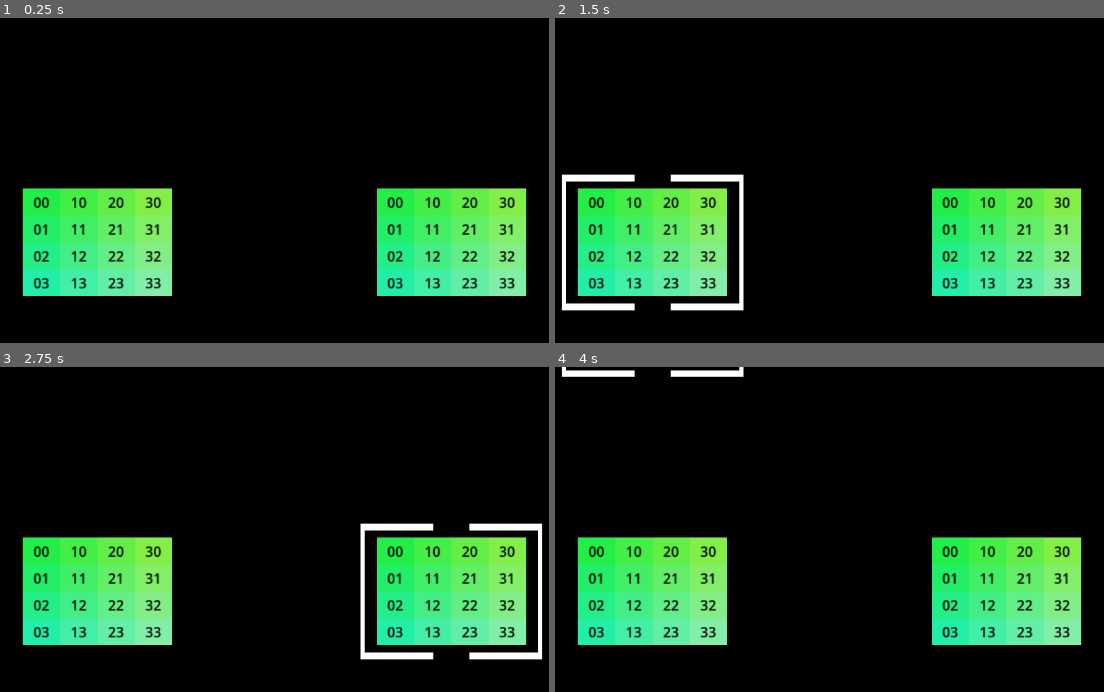
Above: before the commit, frames 1-4 (two rows, left to right).
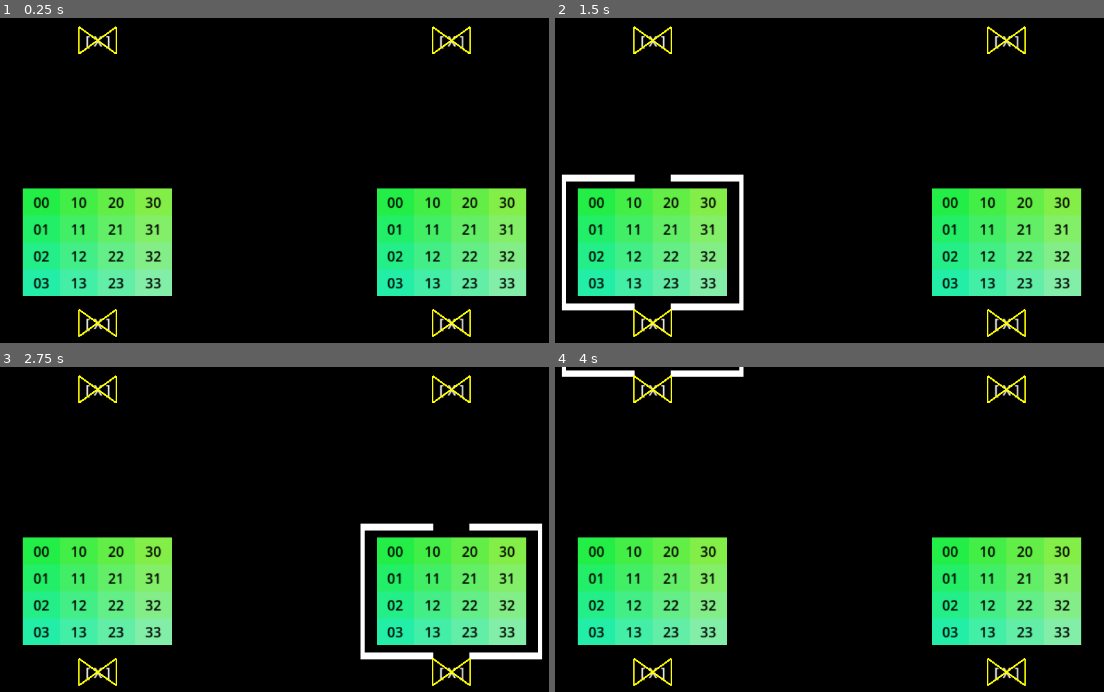
Above: after the commit, the same moments.

Repository: romantic-brutalist/one-last-job
Game: Godot game, scene res://scenes/game.tscn
The game is run twice, just before and just after one commit, with the same random seed, the same clock (stepped at 60 frames per second) and the same inputs.
Inputs (mouse positions are in pixels of both pictures, inside the frame that each line leads up to):
- Up to frame 1 (0.25 s): no input
- Up to frame 2 (1.5 s): tap Enter at 0.5 s; move the mouse to (1005, 219) at 0.52 s; hold D (right) 0.53-1.28 s; tap Space (space) at 0.6, 1.25, 1.35 s; move the mouse to (670, 265) at 1.27 s; hold Down (down) from 1.28 s (still down)
- Up to frame 3 (2.75 s): tap Enter at 2 s; move the mouse to (356, 493) at 2.02 s; release Down (down) at 2.03 s; hold D (right) from 2.03 s (still down); tap Space (space) at 2.1 s
- Up to frame 4 (4 s): tap Space (space) at 2.75, 2.85, 3.6 s; move the mouse to (791, 682) at 2.77 s; release D (right) at 2.78 s; hold W (up) 2.78-3.53 s; tap Enter at 3.5 s; move the mouse to (1071, 659) at 3.52 s; hold A (left) from 3.53 s (still down)

The runs differ from the first frame. In frame 1, 0.9% of the frame differs, in the area x 14-86%, y 2-99%; in frame 2, 0.9%; in frame 3, 0.9%; in frame 4, 0.9%.

Commit message:
Stable Visuals 	grid and alarm/compute are stable 	roadmap drawn 	docstrings added

Diff:
--- a/scripts/box.gd
+++ b/scripts/box.gd
@@ -1,4 +1,6 @@
 extends Node2D
+## A box on the game screen: a grid of inner ColorRect "cells" with index
+## labels, tinted by type ("cells" green, "compute" orange, "alarm" red).
 
 const BASE := Color("#23ee47")
 const COMPUTE := Color("fc8151")
@@ -13,7 +15,8 @@
 	# $colorbox.color = Color("#23ee47")
 
 
-func setup(_type: String, _position: Vector2, _size: Vector2 = Vector2(175, 125), ib_count: Vector2 = Vector2(4, 4)) -> void:
+## Builds and lays out the inner cells, then centers the box at `_position`.
+func setup(_type: String, _position: Vector2, _label: String = "", _size: Vector2 = Vector2(175, 125), ib_count: Vector2 = Vector2(4, 4)) -> void:
 	# Here _size is the size of the outerbox, inner box sizer are calculated within the function
 	var ib_box_size: Vector2 = floor(_size / ib_count)
 	var ib_initial_pos: Vector2 = -1 * (ib_count / 2) * ib_box_size
@@ -46,8 +49,41 @@
 
 			add_child(rect)
 			cells.append(rect)
+	if _label != "":
+		var text_label := Label.new()
+		text_label.position = Vector2(-0.5 * ib_box_size.x, 2.5 * ib_box_size.y)
+		text_label.text = "[ X ]"
+		text_label.size = ib_box_size
+		text_label.add_theme_color_override("font_color", Color.WHITE)
+		text_label.horizontal_alignment = HORIZONTAL_ALIGNMENT_CENTER
+		text_label.vertical_alignment = VERTICAL_ALIGNMENT_CENTER
+		add_child(text_label)
+		draw_box_borders(text_label.position, ib_box_size)
 
 	position = _position
 	# $colorbox.size = _size
 	# $colorbox.position = Vector2(0, 0)
 	# $colorbox.position = Vector2(-0.5 * _size.x, -0.5 * _size.y)
+
+
+func draw_box_borders(_pos: Vector2, _size: Vector2) -> void:
+	var bottom_right: Vector2 = _pos + _size
+	var corners: Array[Vector2] = corner_pairs(_pos, bottom_right)
+	for i in range(4):
+		var corner1 = corners[i % 4]
+		var corner2 = corners[(i + 1) % 4]
+		var line = Line2D.new()
+		line.add_point(corner1)
+		line.add_point(corner2)
+		line.default_color = Color.YELLOW
+		line.width = 2.0
+		add_child(line)
+
+
+## Debug: returns the 4 corners of the rect from `a` (top-left) to `b` (bottom-right).
+func corner_pairs(a: Vector2, b: Vector2) -> Array[Vector2]:
+	var out: Array[Vector2] = []
+	for x in [a.x, b.x]:
+		for y in [a.y, b.y]:
+			out.append(Vector2(x, y))
+	return out
--- a/scripts/color_rect_2.gd
+++ b/scripts/color_rect_2.gd
@@ -1,4 +1,5 @@
 extends ColorRect
+## Test scene: assigns myshader.gdshader to this ColorRect at runtime.
 
 func _ready() -> void:
 	var mat := ShaderMaterial.new()                                  # create the material
--- a/scripts/game.gd
+++ b/scripts/game.gd
@@ -1,4 +1,9 @@
 extends Node2D
+## Main scene: lays out three box grids ("cells", "compute", "alarm") on the
+## screen, and moves a keyboard-driven selector across the cell grid.
+##
+## Current state: grid layout + selector movement work; interaction (space
+## press) is stubbed.
 
 var box_scene: PackedScene = preload("res://scenes/box.tscn")
 var span_grid: bool = true
@@ -17,6 +22,8 @@
 var init_margin: Vector4 = Vector4(0.2, 0.8, 0.2, 0.8)
 
 
+## Instantiates every box, positions it via [method generate_grid_positions],
+## and places the selector on the first cell.
 func _ready() -> void:
 	var plain_size: Vector2 = $ColorRect.size
 	print("Plain Size:", plain_size)
@@ -28,34 +35,42 @@
 		# draw_box_borders(box_position - box_size / 2, box_size)
 		print(box_position)
 		var box1: Node2D = box_scene.instantiate()
-		box1.setup("cells", box_position)
+		box1.setup("cells", box_position, "x")
 		boxes_cells.append(box1)
 		$boxes.add_child(box1)
 		cells.append(box_position)
 	$Selector.position = cells[selector_pos.x * box_count_cells.y + selector_pos.y] - box_size * (selector_scale / 2)
 
-	var cell_positions_compute: Array[Vector2] = generate_grid_positions(plain_size, box_count_compute, box_size / 4, Vector4(0.025, 0.175, 0.1, 0.9))
-	for compute_box_position in cell_positions_compute:
+	var cell_positions_compute: Array[Vector2] = generate_grid_positions(plain_size, box_count_compute, box_size / 4, Vector4(0.025, 0.175, 0.2, 0.8))
+	for i in cell_positions_compute.size():
+		var compute_box_position = cell_positions_compute[i]
+		if i == cell_positions_compute.size() - 1:
+			#TODO: Score box alignment and debug
+			var text_box_size: Vector2 = box_size / 2
+			label_at_pos(compute_box_position + Vector2(-1 * text_box_size.x / 2, 3 * text_box_size.y), box_size / 4, "Hello")
 		print(compute_box_position)
 		# draw_box_borders(compute_box_position - box_size / 8, box_size / 4)
 		var box2: Node2D = box_scene.instantiate()
-		box2.setup("compute", compute_box_position, box_size / 4, Vector2(1, 1))
+		box2.setup("compute", compute_box_position, "", box_size / 4, Vector2(1, 1))
 		boxes_compute.append(box2)
 		$boxes.add_child(box2)
 
-	var cell_positions_alarm: Array[Vector2] = generate_grid_positions(plain_size, box_count_alarm, box_size / 4, Vector4(0.825, 0.975, 0.1, 0.9))
-	for alarm_box_position in cell_positions_alarm:
+	var cell_positions_alarm: Array[Vector2] = generate_grid_positions(plain_size, box_count_alarm, box_size / 4, Vector4(0.825, 0.975, 0.2, 0.8))
+	for i in cell_positions_alarm.size():
+		var alarm_box_position = cell_positions_alarm[i]
 		print(alarm_box_position)
 		# draw_box_borders(alarm_box_position - box_size / 8, box_size / 4)
 		var box2: Node2D = box_scene.instantiate()
-		box2.setup("alarm", alarm_box_position, box_size / 4, Vector2(1, 1))
+		box2.setup("alarm", alarm_box_position, "", box_size / 4, Vector2(1, 1))
 		boxes_alarm.append(box2)
 		$boxes.add_child(box2)
 
 	print("BOX_COUNT:", box_count)
 
 
-func _process(delta: float) -> void:
+## Moves the selector with the left/right/up/down actions and recenters it on
+## the current cell each frame. Space press/release is stubbed.
+func _process(_delta: float) -> void:
 	if Input.is_action_just_pressed("left"):
 		selector_pos = (selector_pos + Vector2(-1, 0)).max(Vector2(0, 0))
 		print(direction, "|", selector_pos)
@@ -76,6 +91,9 @@
 	$Selector.position = cells[selector_pos.x * box_count_cells.y + selector_pos.y] - box_size * (selector_scale / 2)
 
 
+## Returns the center positions of a `box_count` x `box_count` grid of boxes
+## of the given size, spread between `margin_ratio` (left, right, top, bottom)
+## of the screen. Boxes in an axis with a single box are centered in the span.
 func generate_grid_positions(
 		_plain_size: Vector2,
 		_box_count: Vector2,
@@ -113,6 +131,7 @@
 	return positions
 
 
+## Debug: draws a full-height vertical line at `x_pos` in scene coordinates.
 func draw_v_line(x_pos: float, color: Color = Color.RED) -> void:
 	var line = Line2D.new()
 	line.add_point(Vector2(x_pos, -1000))
@@ -122,6 +141,7 @@
 	add_child(line)
 
 
+## Debug: draws a rectangle border at `_pos` with the given `_size`.
 func draw_box_borders(_pos: Vector2, _size: Vector2) -> void:
 	var bottom_right: Vector2 = _pos + _size
 	var corners: Array[Vector2] = corner_pairs(_pos, bottom_right)
@@ -136,6 +156,7 @@
 		add_child(line)
 
 
+## Debug: draws a full-width horizontal line at `y_pos` in scene coordinates.
 func draw_h_line(y_pos: float, color: Color = Color.RED) -> void:
 	var line = Line2D.new()
 	line.add_point(Vector2(-2000, y_pos))
@@ -145,9 +166,21 @@
 	add_child(line)
 
 
+## Debug: returns the 4 corners of the rect from `a` (top-left) to `b` (bottom-right).
 func corner_pairs(a: Vector2, b: Vector2) -> Array[Vector2]:
 	var out: Array[Vector2] = []
 	for x in [a.x, b.x]:
 		for y in [a.y, b.y]:
 			out.append(Vector2(x, y))
 	return out
+
+
+func label_at_pos(_pos: Vector2, _size: Vector2, _text: String) -> void:
+	var text_label := Label.new()
+	text_label.position = _pos
+	text_label.text = "_text"
+	text_label.size = _size
+	text_label.add_theme_color_override("font_color", Color.WHITE)
+	text_label.horizontal_alignment = HORIZONTAL_ALIGNMENT_CENTER
+	text_label.vertical_alignment = VERTICAL_ALIGNMENT_CENTER
+	add_child(text_label)
--- a/scripts/xy_label.gd
+++ b/scripts/xy_label.gd
@@ -1,6 +1,5 @@
 extends Label
-
-## Shows the cursor position with the center of the ColorRect "screen" as (0, 0).
+## Debug: shows the cursor position with the center of the ColorRect "screen" as (0, 0).
 
 @onready var _screen: ColorRect = $"../ColorRect"
 
Not shown, added: README.md
